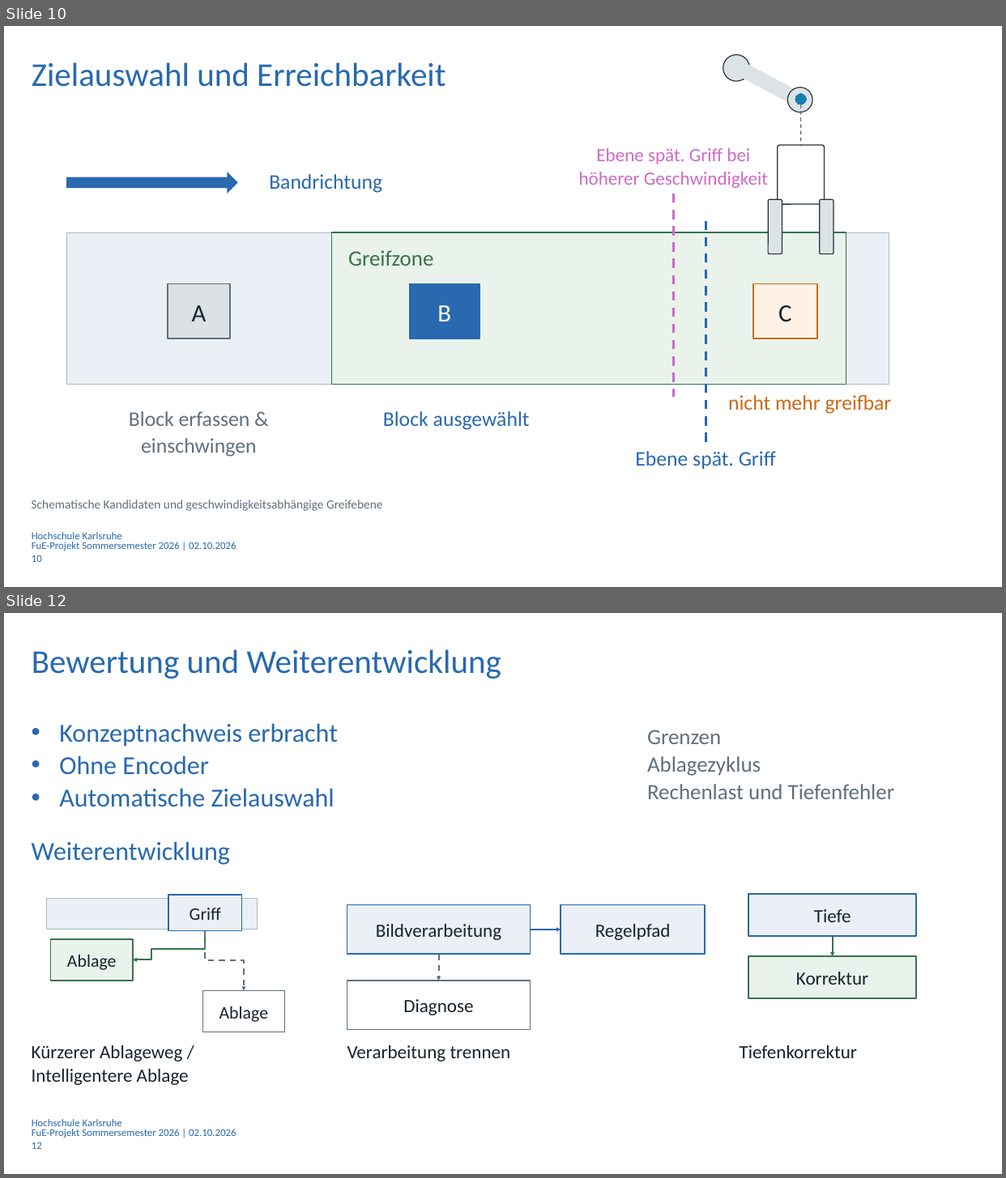
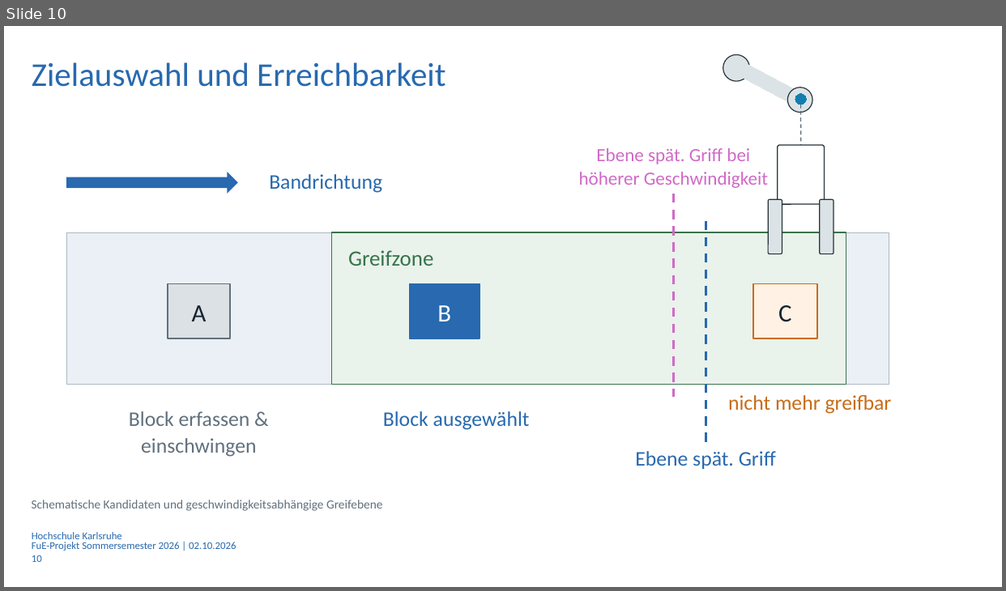
Before and after one commit to Luze212/roboter_tetris, a slide deck: Projektbericht/Presentation/Abschlussprasentation_RoboterTetris_V01_3.pptx. Shown one above the other, each under a label of ours: slides 10 and 12 before the commit, slide 10 after it; the slides between them are not shown. The pictures are 1006x1178 and 1006x591 pixels, drawn with LibreOffice and Linux fonts; fonts in the diff are those of the drawing; background and template pictures are left out. Boxes give left, top, right and bottom in pixels: in the first picture for what was removed or moved away, otherwise in the second. Text is boxed around its words. In the diff, an @@ line names an element or a change of style, - is before the commit and + after.

```diff
--- a/Projektbericht/Presentation/Abschlussprasentation_RoboterTetris_V01_3.pptx
+++ b/Projektbericht/Presentation/Abschlussprasentation_RoboterTetris_V01_3.pptx
@@ slide 12 removed at bbox=[4, 613, 1002, 1174], background #FFFFFF @@
@@ text removed at bbox=[32, 649, 501, 679] @@
-Bewertung und Weiterentwicklung
@@ text removed at bbox=[59, 723, 338, 807] @@
-• Konzeptnachweis erbracht
-• Ohne Encoder
-• Automatische Zielauswahl
@@ text removed at bbox=[647, 730, 895, 799] @@
-Grenzen
-Ablagezyklus
-Rechenlast und Tiefenfehler
@@ text removed at bbox=[32, 841, 230, 865] @@
-Weiterentwicklung
@@ rectangle removed at bbox=[47, 899, 257, 930] @@
@@ rectangle removed at bbox=[168, 895, 242, 931] @@
-Griff
@@ rectangle removed at bbox=[749, 895, 917, 936] @@
-Tiefe
@@ rectangle removed at bbox=[347, 905, 530, 954] @@
-Bildverarbeitung
@@ rectangle removed at bbox=[561, 905, 705, 954] @@
-Regelpfad
@@ rectangle removed at bbox=[50, 939, 132, 981] @@
-Ablage
@@ elbow arrow removed from (206, 931) to (133, 960) @@
@@ elbow arrow removed from (206, 931) to (244, 991) @@
@@ arrow removed from (530, 930) to (561, 930) @@
@@ arrow removed from (833, 936) to (833, 956) @@
@@ arrow removed from (439, 954) to (439, 981) @@
@@ rectangle removed at bbox=[749, 956, 917, 999] @@
-Korrektur
@@ rectangle removed at bbox=[203, 991, 285, 1033] @@
-Ablage
@@ rectangle removed at bbox=[347, 981, 530, 1030] @@
-Diagnose
@@ text removed at bbox=[32, 1046, 189, 1085] @@
-Kürzerer Ablageweg /
-Intelligentere Ablage
@@ text removed at bbox=[347, 1046, 511, 1062] @@
-Verarbeitung trennen
@@ text removed at bbox=[739, 1046, 857, 1059] @@
-Tiefenkorrektur
@@ text removed at bbox=[32, 1119, 122, 1130] @@
-Hochschule Karlsruhe
@@ text removed at bbox=[32, 1129, 236, 1138] @@
-FuE-Projekt Sommersemester 2026 | 02.10.2026
@@ page number removed at bbox=[32, 1142, 42, 1149] @@
-12
```
Also in this commit, not shown: 5 slides changed, 1 slide added, 1 other file.
